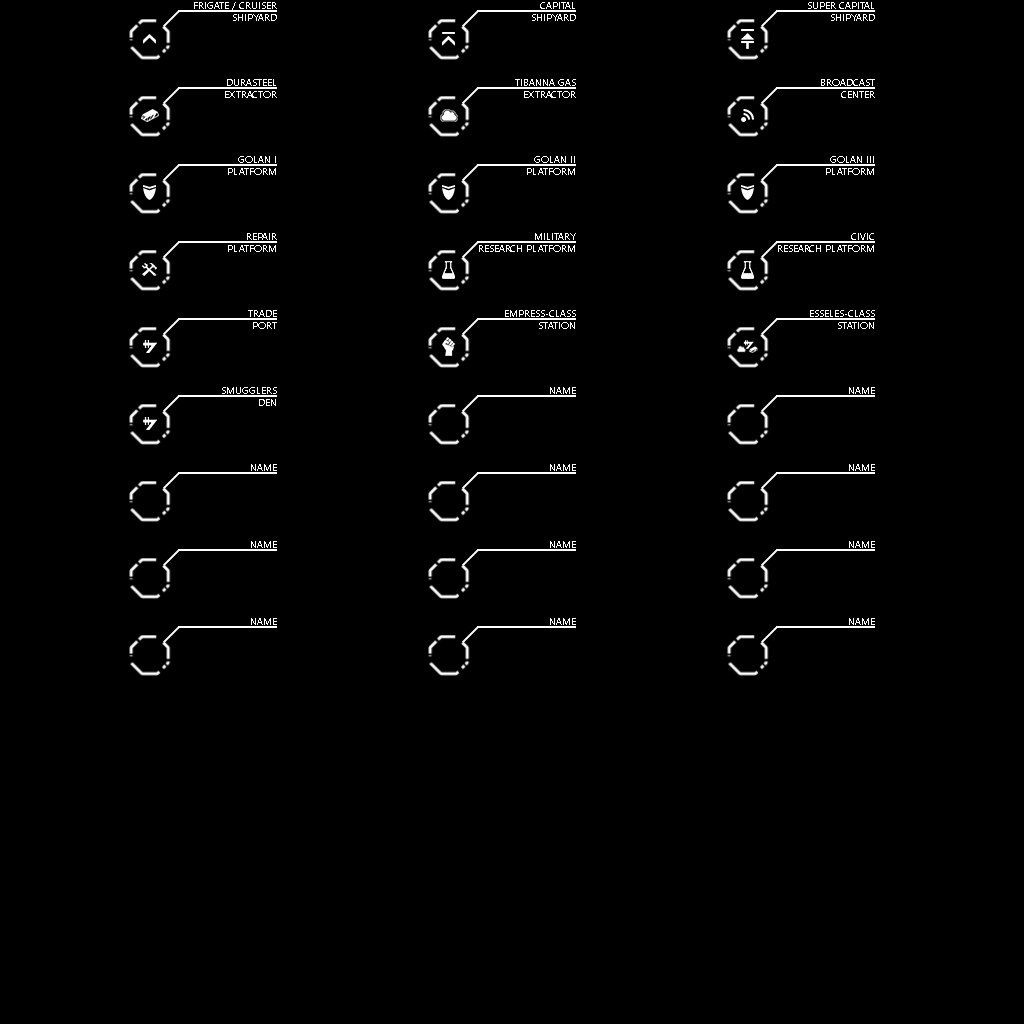
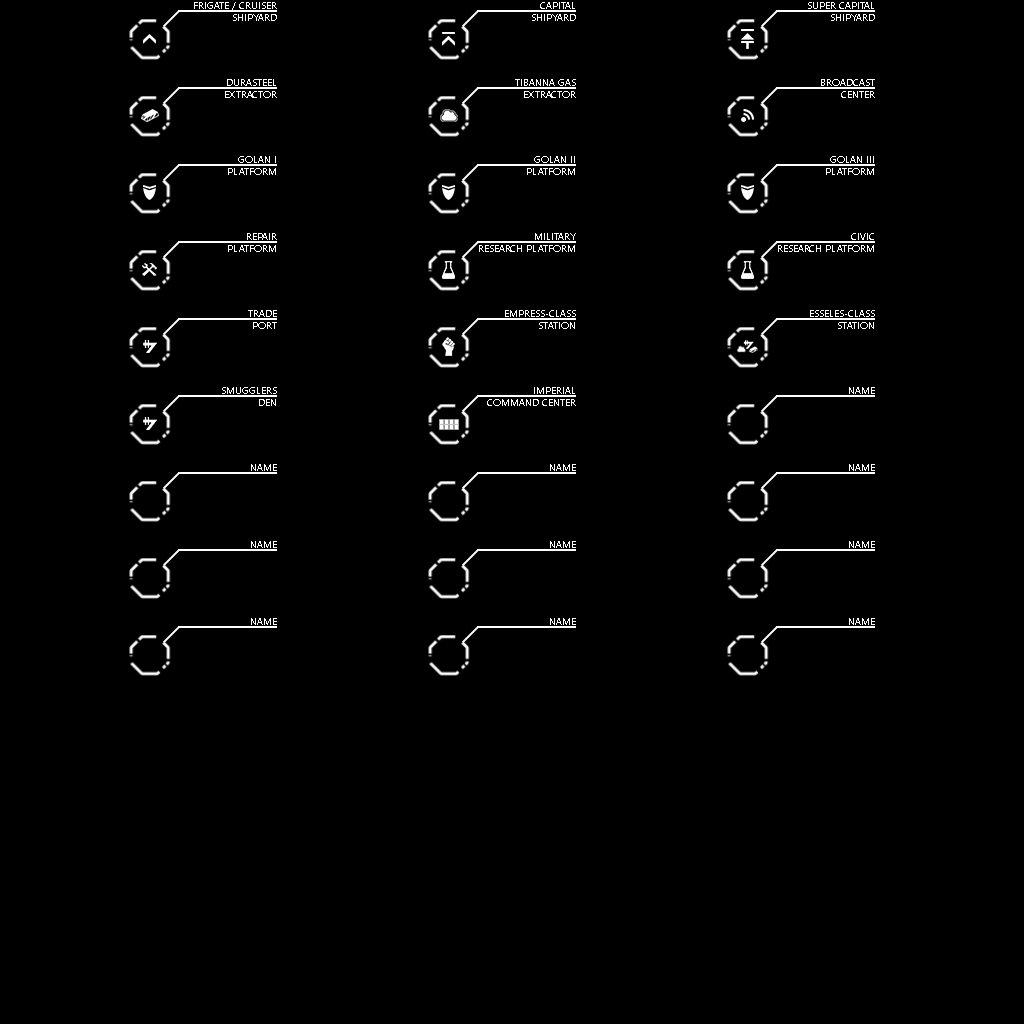
Layer changes from the first (1024, 1024) image to the second:
added layer "Layer 32" in group "Smugglers Den" over (439, 419, 459, 430)
renamed "NAME" to "IMPERIAL COMMAND CENTER", painted on it over (487, 387, 576, 406)
